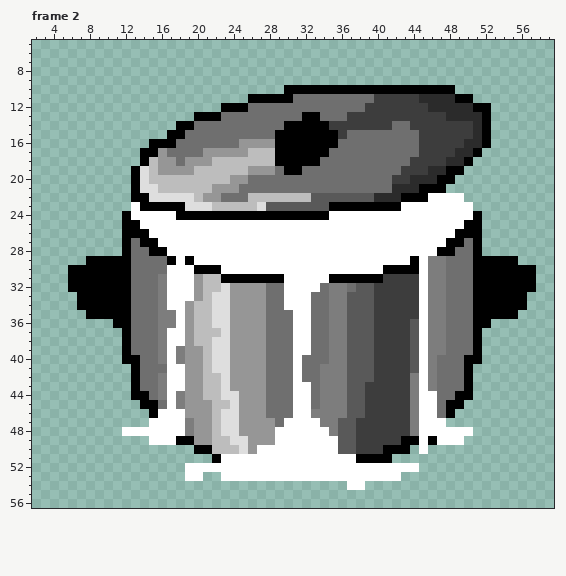
A animated GIF sprite gets an edit: docs/boil-logo.gif. Above is the file before it was changed.
The file is 64x64 pixels, 4 frames. Colours within 5 levels of each other are drawn and written as one. Shown: frame 2: x 2..59, y 5..56. The commit also changed other frames, which this record leaves out.
After:
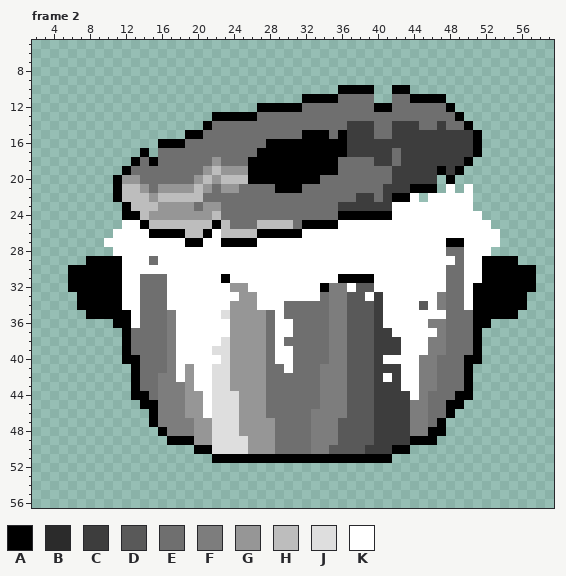
Palette (. is transparent): A #000000  B #2b2b2b  C #3d3d3d  D #595959  E #6f6f6f  F #7d7d7d  G #969696  H #bdbdbd  J #dedede  K #ffffff
The exact change:
Changed rows in their new state; - is an unchanged pixel.
Frame 2:
first column x 10:
10 --------------------......----..--.....-----
11 ----------------......AAAA----..EEAAAA...---
12 -------------....AAAAA-------EAAEEEEEEA....-
13 ----------..-AAAA-----EE---EEEEEEEEEEEEA...-
14 --------...A--------EEEEEEE---EECC-EE-EEA..-
15 -------..AA--------EEE---EACCC--CCC------A.-
16 -----.--A------EEEA-------ACCCCCCCC-----CA.-
17 -----.E----EEEEEEAA------AACCCCC-CC----CC---
18 ---AEAEE-EEEGEEEAAA-----AA----CC-C----CC----
19 --AEEEEEEEEG-GGGAAAA--AAAA------C---CAC-----
20 -AGGEEEEEEG-G-HHAAAAAAAA----------CCC.------
21 -AHHGEGGGG-GE------AAA---------CCCA--.K-K---
22 -AHHHGHHHH-EE---EEEEEEEEEEEECCECA-K.----K---
23 --AHHHGGGGEGGEEEEEEEEEEEEECCCCCCK-----------
24 ---AHGGGGGGGHEEEEEEEEEEEEEAAAAAA---------K--
25 --KKAHHHHHHHAHEEEHHHHEAAAA--------------KKK-
26 -KKKKAAAAHHA-HHHHAAAAA-----------------KKKKK
27 KKKKKK---AA--AAAA-----------------------KKKK
28 -KKKKKK------------------------------KE-KKK-
29 --KKK-KK-K------------------------K-KKK-KK--
30 --KKKKK---KKK------------------KKKK-KK--KK--
31 --KK--E---KKK-KKKKKK-----K----KKKKK-KK--KK--
32 --KK--E---KKKK--KKKK----A--K--KKKKK-KK--K---
33 --KK--E---KKKKK--KKK---K-----K-KKKK-K---K---
34 --KK--E--KKKKK---KKKEEE--------KKKKDK---K---
35 ---K--E--KKKK------K-EE--------KKKK-KK------
36 ---K--E--KKKKK-----KKEE--------KKKK---------
37 ------EF-KKKKK-----KKEE---------KKK-K-------
38 ------EF-KKKK------K-EE----------KK---------
39 ------EFKKKK-------KKEE----------KK---------
40 ------EFKKKKK------KKE---------KKKKF--------
41 -------F--KK--------KE-----------KKF--------
42 -------F--KKJ--------E---------K-KKF--------
43 -------FF-KKJ--------EE------D---KKF--------
44 -------F---KJ--------EE------D----KFE-------
45 ------FF---KJJ-------EE------D-----FE-------
46 ------FFF--KJ--------EE------D-----FE-------
47 -----AFFF---J-------EEEF----DD-----FEA------
48 --....AFF---J------EEEEFF---DD-----FAA...---
49 -----..A----JJ-----EEEEFFF--DD---C-A-...----
50 ------------JJJ--GGEEEEFFD--D--C---.--------
51 -------------AAAAAAAAAAAAAAA----------------
52 ---------..........................---------
53 ---------..--....................-----------
54 ---------------------------..---------------
Boxes around the changes in both pictures, in picture pixels (x1, y1, x2, y2):
changed: (104, 85, 500, 490)
